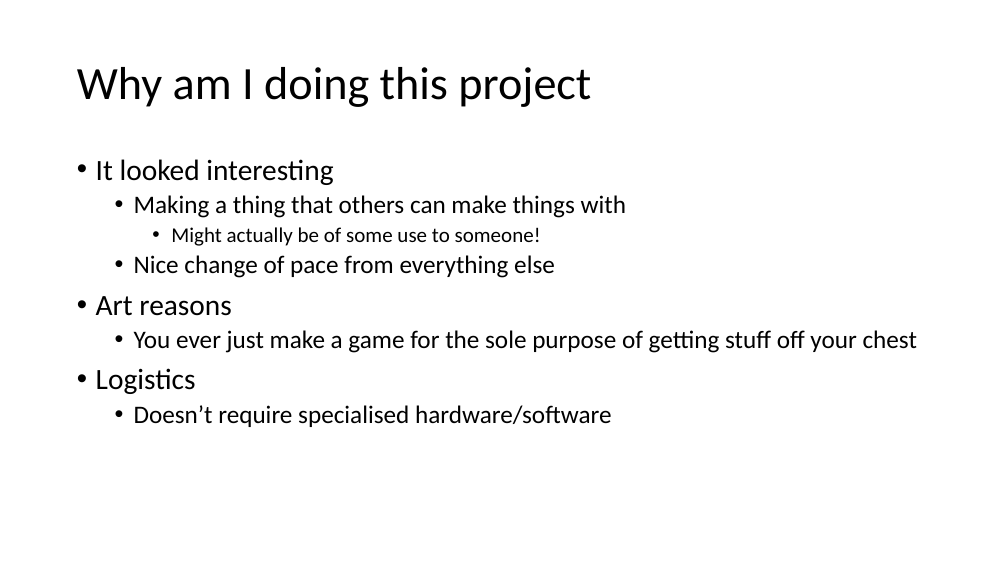
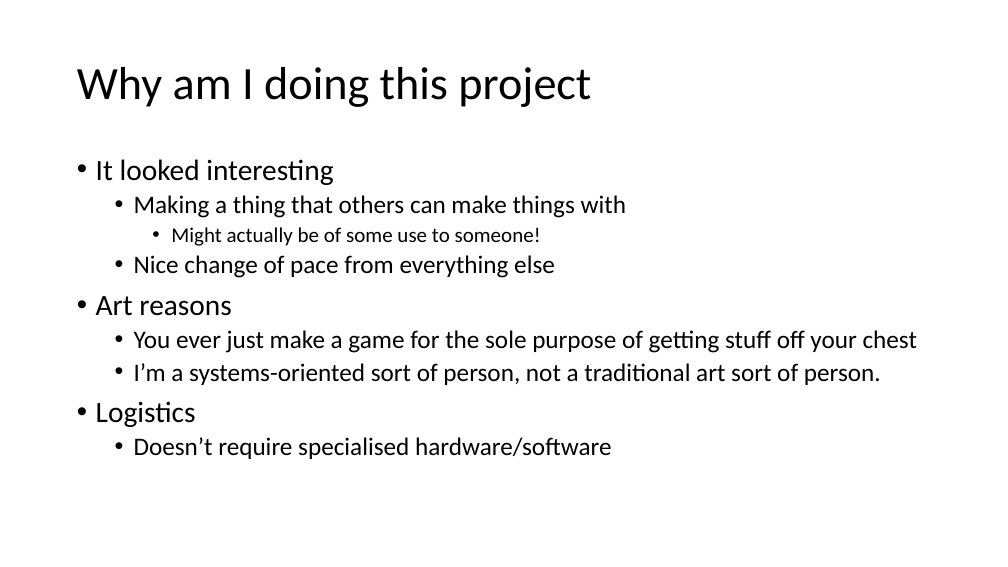
Before and after one commit to 11BelowStudio/HECC-IT, a slide deck: slide 4 of Reports n such/Week 11 Presentation.pptx (slide 2 before the commit). Drawn at 1008x567 pixels with LibreOffice and Linux fonts; fonts in the diff are those of the drawing. Boxes give left, top, right and bottom in pixels: in the first picture for what was removed or moved away, otherwise in the second. Text is boxed around its words. In the diff, an @@ line names an element or a change of style, - is before the commit and + after.

```diff
--- a/Reports n such/Week 11 Presentation.pptx
+++ b/Reports n such/Week 11 Presentation.pptx
@@ text at bbox=[134, 363, 881, 385]: paragraph added @@
+  • I’m a systems-oriented sort of person, not a traditional art sort of person.
```
Also in this commit, not shown: 9 other slides changed, 8 slides added, 1 slide removed, 2 other files.
